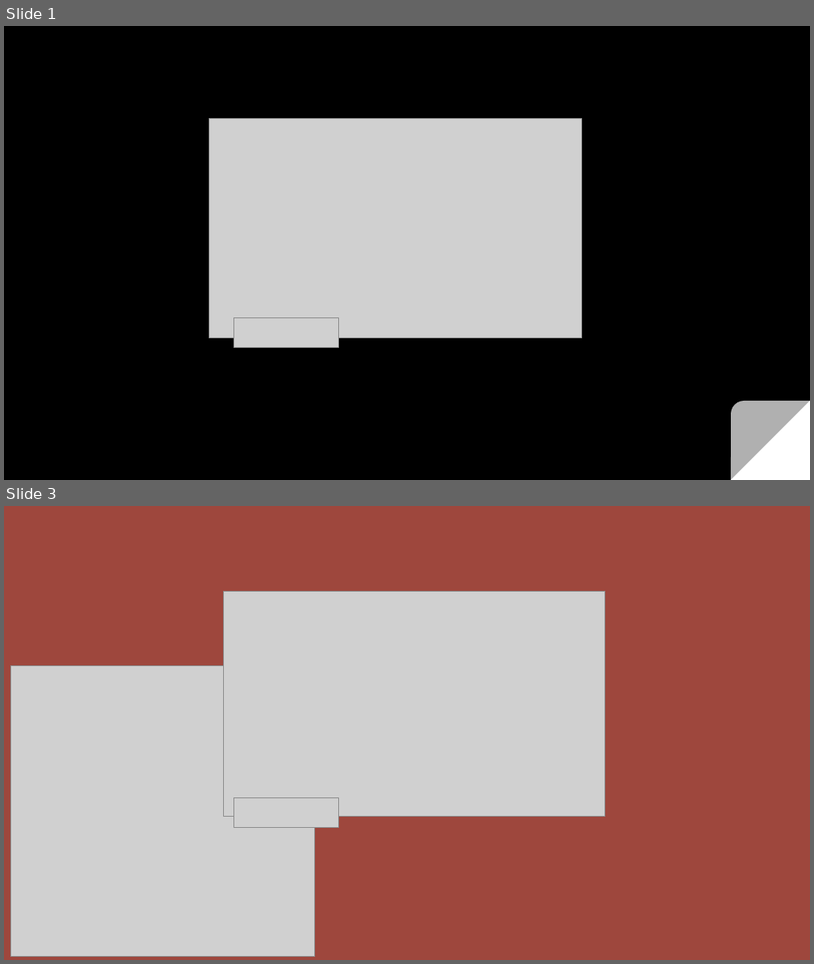
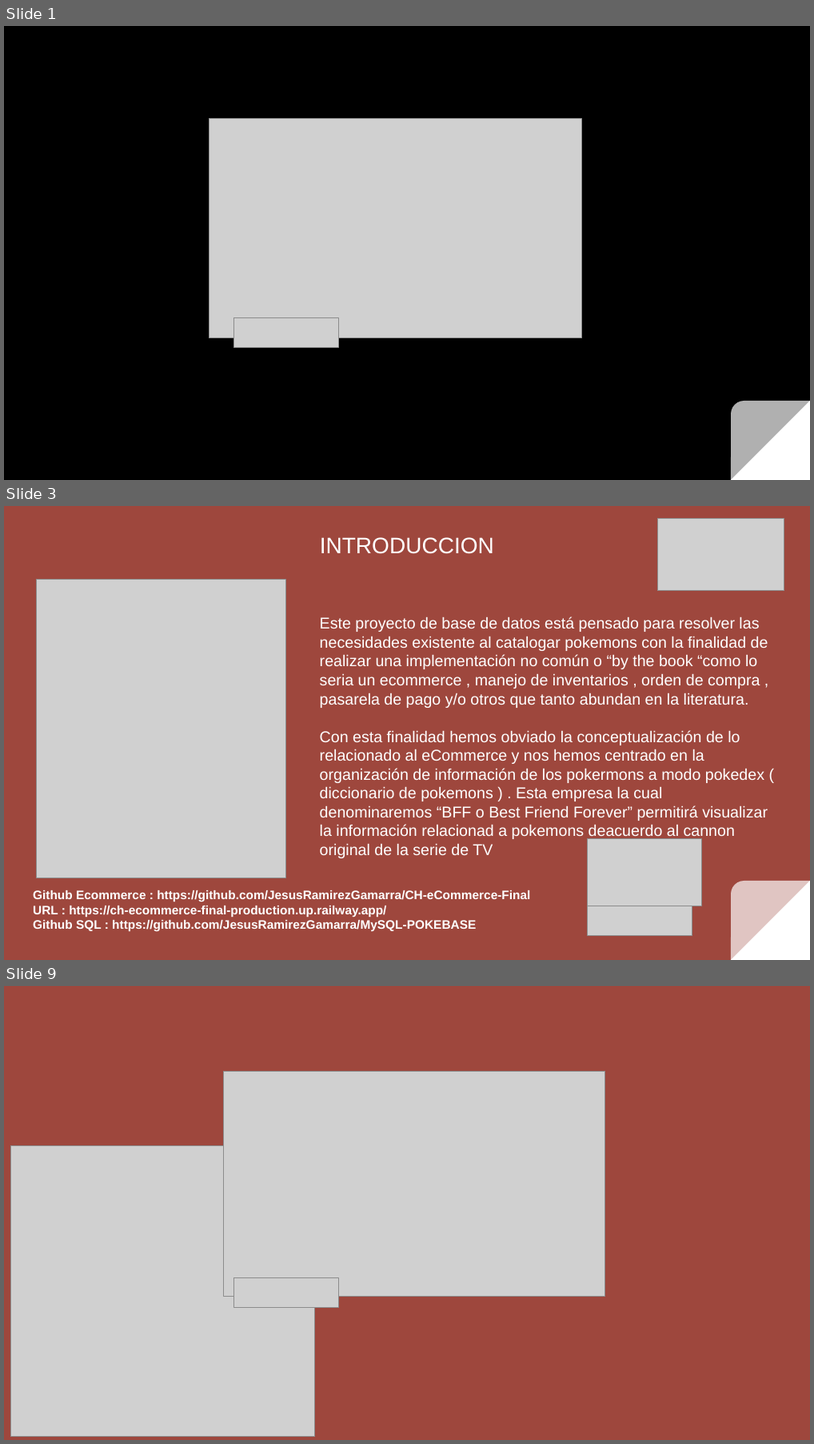
Before and after one commit to JesusRamirezGamarra/MySQL-POKEBASE, a slide deck: ( Business Model ) - Pokemon.pptx. Shown one above the other, each under a label of ours: slides 1 and 3 before the commit, slides 1, 3 and 9 after it; the slides between them are not shown. The pictures are 814x964 and 814x1444 pixels, drawn with LibreOffice and Linux fonts; fonts in the diff are those of the drawing; grey boxes stand for pictures. Boxes give left, top, right and bottom in pixels: in the first picture for what was removed or moved away, otherwise in the second. Text is boxed around its words. In the diff, an @@ line names an element or a change of style, - is before the commit and + after.

```diff
--- a/( Business Model ) - Pokemon.pptx
+++ b/( Business Model ) - Pokemon.pptx
@@ slide 3 added at box(4, 506, 810, 960), background #9E473D; not listed: 2 template elements that a slide beside it also shows @@
@@ picture added at box(658, 518, 785, 591) @@
@@ text added at box(320, 537, 494, 554), 20 pt, text #FFFFFF @@
+INTRODUCCION
@@ picture added at box(36, 580, 286, 877) @@
@@ text added at box(320, 616, 769, 858), 14 pt, text #FFFFFF @@
+Este proyecto de base de datos está pensado para resolver las necesidades existente al catalogar pokemons con la finalidad de realizar una implementación no común o “by the book “como lo seria un ecommerce , manejo de inventarios , orden de compra , pasarela de pago y/o otros que tanto abundan en la literatura.
+Con esta finalidad hemos obviado la conceptualización de lo relacionado al eCommerce y nos hemos centrado en la organización de información de los pokermons a modo pokedex ( diccionario de pokemons ) . Esta empresa la cual denominaremos “BFF o Best Friend Forever” permitirá visualizar la información relacionad a pokemons deacuerdo al cannon original de la serie de TV
@@ picture added at box(588, 839, 702, 906) @@
@@ text added at box(33, 890, 530, 931), 11 pt, text #FFFFFF, bold @@
+Github Ecommerce : https://github.com/JesusRamirezGamarra/CH-eCommerce-Final
+URL : https://ch-ecommerce-final-production.up.railway.app/
+Github SQL : https://github.com/JesusRamirezGamarra/MySQL-POKEBASE
@@ picture added at box(588, 906, 693, 935) @@
@@ what was slide 3 is now slide 9 @@
```
Also in this commit, not shown: 1 slide changed, 5 other slides added, 1 other file.
